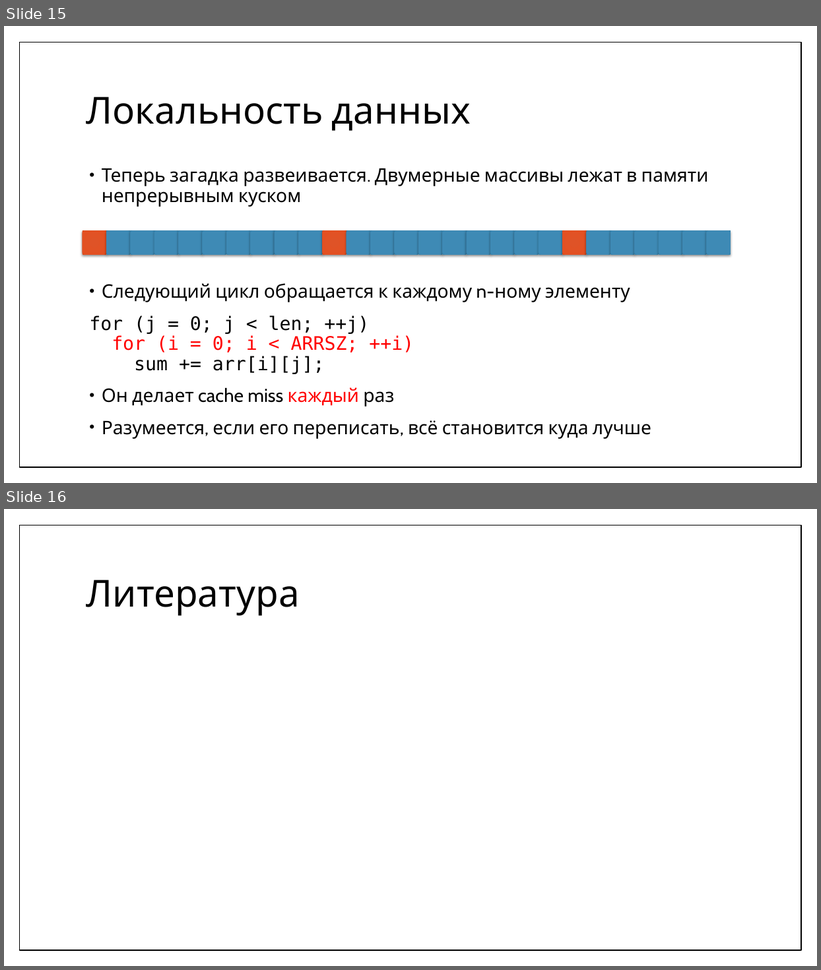
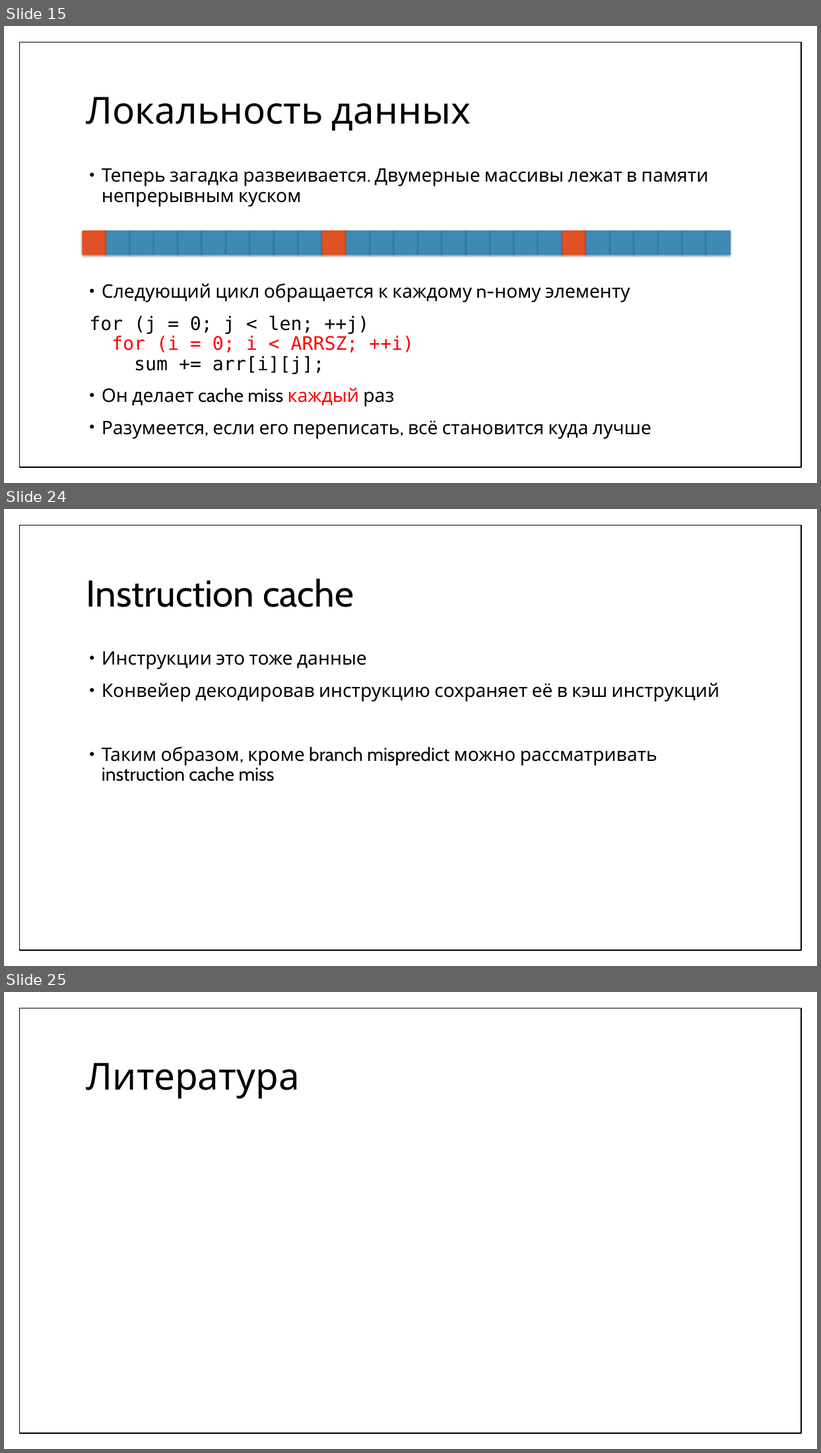
Before and after one commit to MIPT-ILab/cpp-lects-rus, a slide deck: other_lects/informatics/08-realworld.pptx. Shown one above the other, each under a label of ours: slides 15 and 16 before the commit, slides 15, 24 and 25 after it; the slides between them are not shown. The pictures are 821x970 and 821x1453 pixels, drawn with LibreOffice and Linux fonts; fonts in the diff are those of the drawing; grey boxes stand for pictures. Boxes give left, top, right and bottom in pixels: in the first picture for what was removed or moved away, otherwise in the second. Text is boxed around its words. In the diff, an @@ line names an element or a change of style, - is before the commit and + after.

```diff
--- a/other_lects/informatics/08-realworld.pptx
+++ b/other_lects/informatics/08-realworld.pptx
@@ slide 24 added at [4,509,817,966], background #FFFFFF; not listed: 1 template element that a slide beside it also shows @@
@@ title added at [86,578,354,607], 44 pt, text #000000 @@
+Instruction cache
@@ text added at [102,652,720,782], 22 pt, text #000000 @@
+• Инструкции это тоже данные
+• Конвейер декодировав инструкцию сохраняет её в кэш инструкций
+• Таким образом, кроме branch mispredict можно рассматривать instruction cache miss
@@ what was slide 16 is now slide 25 @@
```
Also in this commit, not shown: 8 other slides added, 22 other files.
